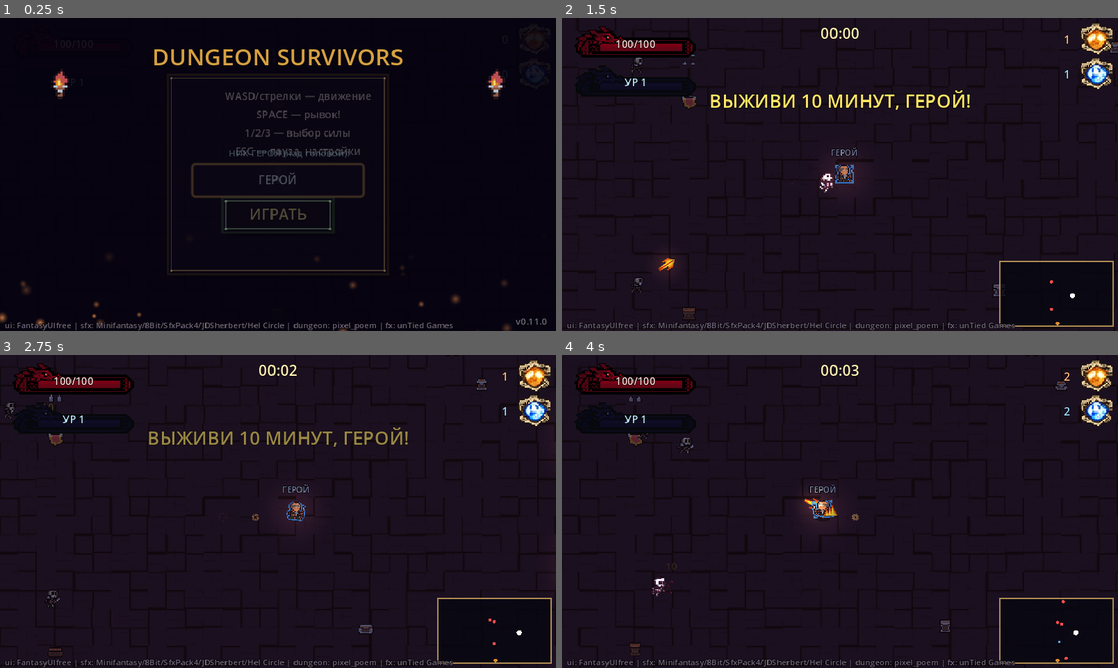
Above: before the commit, frames 1-4 (two rows, left to right).
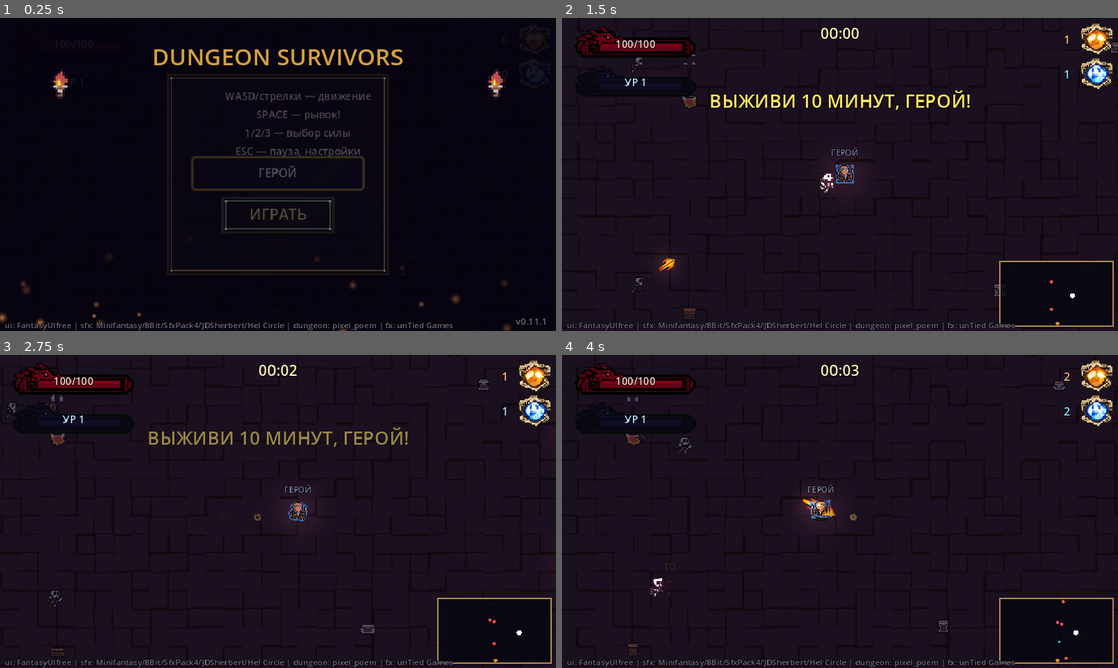
Above: after the commit, the same moments.

Repository: maksummatatov10-spec1231/godotgame
Game: Godot game, scene res://scenes/main.tscn
Two runs of this game, one before a commit and one after it. Both use one fixed random seed, a clock stepped at 60 frames per second and the inputs below.
Inputs (mouse positions are in pixels of both pictures, inside the frame that each line leads up to):
- Up to frame 1 (0.25 s): no input
- Up to frame 2 (1.5 s): tap Enter at 0.5 s; move the mouse to (962, 158) at 0.52 s; hold D (move_right) 0.53-1.25 s; tap Space (dash) at 0.6 s; click (962, 158) at 0.67 s; drag from (728, 190) to (812, 237) at 1.27 s
- Up to frame 3 (2.75 s): move the mouse to (333, 442) at 2.02 s; hold D (move_right) from 2.03 s (still down); tap 1 at 2.1 s
- Up to frame 4 (4 s): release D (move_right) at 2.75 s; drag from (812, 574) to (673, 464) at 2.77 s; move the mouse to (1006, 558) at 3.52 s; hold A (move_left) from 3.53 s (still down); tap 3 at 3.6 s

The runs differ from the first frame. In frame 1, 1.4% of the frame differs, in the area x 34-99%, y 42-98%; in frame 2, 0.2%; in frame 3, 0.6%; in frame 4, 0.6%.

Commit message:
v0.11.1: критический фикс шейдера ui_warm (комментарии ## -> //, Godot не знает #); текст карточек обрезается строго по рамке (clip_text, name size 8, desc size 7); камера плавно следует за героем с клампом по краям карты (своя нода, ручной lerp); ник и все 5 настроек сохраняются между запусками (ConfigFile user://), надпись про ник убрана; кольцо теней — в 3 раза ближе к герою и вдвое медленнее
Co-authored-by: arena-agent <297053741+arena-agent@users.noreply.github.com>

Diff:
--- a/scripts/enemy.gd
+++ b/scripts/enemy.gd
@@ -276,7 +276,7 @@
 		if orbit_r < 1.0:
 			orbit_r = maxf(120.0, off.length())
 		var base_d := off.normalized() if off.length() > 1.0 else Vector2.RIGHT
-		global_position = p.global_position + base_d.rotated(delta * 2.4) * orbit_r
+		global_position = p.global_position + base_d.rotated(delta * 1.2) * orbit_r
 		sprite.flip_h = p.global_position.x < global_position.x
 		_step_t += delta * 9.0
 		sprite.position.y = -absf(sin(_step_t)) * 1.2
--- a/scripts/game_state.gd
+++ b/scripts/game_state.gd
@@ -7,6 +7,32 @@
 
 var player: Node2D = null
 var player_name := "ГЕРОЙ"   # задаётся в главном меню (живёт между рестартами)
+
+# ---------- СОХРАНЕНИЕ ПРОФИЛЯ (ник + настройки — между запусками игры!) ----------
+const SAVE_PATH := "user://dungeon_survivors.cfg"
+
+## записать ник и все переключатели настроек на диск
+func save_profile() -> void:
+	var c := ConfigFile.new()
+	c.set_value("profile", "player_name", player_name)
+	c.set_value("settings", "opt_manual_aim", opt_manual_aim)
+	c.set_value("settings", "opt_minimap", opt_minimap)
+	c.set_value("settings", "opt_slowmo", opt_slowmo)
+	c.set_value("settings", "sfx", SFX.enabled)
+	c.set_value("settings", "music", SFX.music_enabled)
+	c.save(SAVE_PATH)
+
+## прочитать ник и настройки (вызывается main при запуске, до постройки HUD)
+func load_profile() -> void:
+	var c := ConfigFile.new()
+	if c.load(SAVE_PATH) != OK:
+		return
+	player_name = str(c.get_value("profile", "player_name", "ГЕРОЙ"))
+	opt_manual_aim = bool(c.get_value("settings", "opt_manual_aim", false))
+	opt_minimap = bool(c.get_value("settings", "opt_minimap", true))
+	opt_slowmo = bool(c.get_value("settings", "opt_slowmo", true))
+	SFX.enabled = bool(c.get_value("settings", "sfx", true))
+	SFX.set_music_enabled(bool(c.get_value("settings", "music", true)))
 
 # ---------- НАСТРОЙКИ (переключаются на паузе, живут между забегами) ----------
 var opt_manual_aim := false  # ручная стрельба мышью (зажми ЛКМ и целься)
--- a/scripts/hud.gd
+++ b/scripts/hud.gd
@@ -310,15 +310,17 @@
 	icon.stretch_mode = TextureRect.STRETCH_KEEP_ASPECT_CENTERED
 	icon.mouse_filter = Control.MOUSE_FILTER_IGNORE
 	root.add_child(icon)
-	# название: центр, до двух строк, в цвет акцента
-	var t := _mk_label(u["name"], Vector2(4, 54), 9, accent.lightened(0.35), HORIZONTAL_ALIGNMENT_CENTER)
-	t.size = Vector2(w - 8, 24)
+	# название: центр, до двух строк, в цвет акцента (обрезается строго по рамке)
+	var t := _mk_label(u["name"], Vector2(3, 52), 8, accent.lightened(0.35), HORIZONTAL_ALIGNMENT_CENTER)
+	t.size = Vector2(w - 6, 26)
 	t.autowrap_mode = TextServer.AUTOWRAP_WORD_SMART
+	t.clip_text = true
 	root.add_child(t)
-	# описание: полностью видно, светлый мелкий текст
-	var d := _mk_label(u["desc"], Vector2(6, 80), 8, Color(0.93, 0.9, 0.97), HORIZONTAL_ALIGNMENT_CENTER)
-	d.size = Vector2(w - 12, 34)
+	# описание: полностью видно, мелкий светлый текст (строго по рамке)
+	var d := _mk_label(u["desc"], Vector2(5, 80), 7, Color(0.93, 0.9, 0.97), HORIZONTAL_ALIGNMENT_CENTER)
+	d.size = Vector2(w - 10, 36)
 	d.autowrap_mode = TextServer.AUTOWRAP_WORD_SMART
+	d.clip_text = true
 	root.add_child(d)
 	# цифра клавиши — мини-панелька внизу карточки
 	var chip := UIPanel.new()
@@ -469,6 +471,7 @@
 		"music": SFX.set_music_enabled(not SFX.music_enabled)
 	SFX.play("click", -2.0)
 	_refresh_setting(idx)
+	GameState.save_profile()  # настройки запоминаются между запусками
 
 # ---------- ГЛАВНОЕ МЕНЮ (ник вводится ВНИЗУ) ----------
 # Красивости: затемнение, пульсирующий заголовок, живые факелы с аддитивным
@@ -554,12 +557,9 @@
 	var hints := _mk_label("WASD/стрелки — движение\nSPACE — рывок!\n1/2/3 — выбор силы\nESC — пауза, настройки", Vector2(0, 12), 9, Color(0.95, 0.9, 0.95), HORIZONTAL_ALIGNMENT_CENTER)
 	hints.size = Vector2(190, 48)
 	menu_group.add_child(hints)
-	# поле ника — внизу панели, как просил
-	var nick_lbl := _mk_label("НИК ГЕРОЯ (над головой):", Vector2(0, 62), 8, Color(0.7, 0.9, 1), HORIZONTAL_ALIGNMENT_CENTER)
-	nick_lbl.size = Vector2(190, 12)
-	menu_group.add_child(nick_lbl)
+	# поле ника — сразу, без лишних надписей (ник запоминается между запусками)
 	nick_edit = LineEdit.new()
-	nick_edit.position = Vector2(20, 76)
+	nick_edit.position = Vector2(20, 70)
 	nick_edit.size = Vector2(150, 20)
 	nick_edit.max_length = 14
 	nick_edit.alignment = HORIZONTAL_ALIGNMENT_CENTER
@@ -584,7 +584,7 @@
 	menu_hint = _mk_label("ENTER или клик — В БОЙ!", Vector2(0, 240), 10, Color(0.65, 1, 0.65), HORIZONTAL_ALIGNMENT_CENTER)
 	menu_hint.size = Vector2(480, 16)
 	menu_panel.add_child(menu_hint)
-	var ver := _mk_label("v0.11.0", Vector2(0, 256), 8, Color(0.6, 0.6, 0.7, 0.7), HORIZONTAL_ALIGNMENT_RIGHT)
+	var ver := _mk_label("v0.11.1", Vector2(0, 256), 8, Color(0.6, 0.6, 0.7, 0.7), HORIZONTAL_ALIGNMENT_RIGHT)
 	ver.size = Vector2(472, 12)
 	menu_panel.add_child(ver)
 	# летящие искры-угольки (аддитивные — красиво светятся в темноте)
@@ -661,6 +661,7 @@
 func _start_game() -> void:
 	var nick := nick_edit.text.strip_edges()
 	GameState.player_name = nick if nick != "" else "ГЕРОЙ"
+	GameState.save_profile()  # ник сохранён — в следующий раз уже введён
 	menu_panel.visible = false
 	get_tree().paused = false
 	SFX.play("click", -2.0)
--- a/scripts/main.gd
+++ b/scripts/main.gd
@@ -109,6 +109,7 @@
 
 func _ready() -> void:
 	GameState.reset()
+	GameState.load_profile()  # ник и настройки с прошлого запуска
 	SFX.attach(self)  # звуки и музыка (assets/sfx)
 	# обучающая сцена (demo_map.tscn) идёт под свою спокойную музыку
 	var scn := get_tree().current_scene
@@ -132,22 +133,15 @@
 	add_child(player)
 	player.leveled_up.connect(_on_level_up)
 	player.died_player.connect(_on_player_died)
-	# камера: подхватываем твою Camera2D, если добавил в сцену, иначе создаём свою
+	# камера: своя, НЕ привязана к герою жёстко — плавно догоняет его в _process
 	camera = _find_camera()
 	if camera == null:
 		camera = Camera2D.new()
-		player.add_child(camera)
-	elif camera.get_parent() != player:
-		camera.reparent(player)
-		camera.position = Vector2.ZERO
-	camera.position_smoothing_enabled = true
-	camera.position_smoothing_speed = camera_smooth
+		add_child(camera)
+	elif camera.get_parent() != self:
+		camera.reparent(self)
+	camera.position = player.global_position
 	camera.zoom = Vector2(camera_zoom, camera_zoom)
-	# границы камеры = играбельная зона + 1.5 тайла стен вокруг
-	camera.limit_left = int(GameState.play_rect.position.x) - 24
-	camera.limit_top = int(GameState.play_rect.position.y) - 24
-	camera.limit_right = int(GameState.play_rect.end.x) + 24
-	camera.limit_bottom = int(GameState.play_rect.end.y) + 24
 	camera.make_current()
 	# HUD
 	hud = preload("res://scripts/hud.gd").new()
@@ -169,6 +163,26 @@
 	for n in find_children("*", "Camera2D", true, false):
 		return n as Camera2D
 	return null
+
+## камера мягко идёт за героем и не вылезает за края играбельной зоны
+func _update_camera(delta: float) -> void:
+	if camera == null:
+		return
+	var target := player.global_position if (player and is_instance_valid(player)) else GameState.play_rect.get_center()
+	var pos2 := camera.global_position.lerp(target, minf(1.0, delta * camera_smooth))
+	# кламп: полэкрана от краёв (если карта меньше экрана — держим её центр)
+	var hw := 240.0 / camera_zoom
+	var hh := 135.0 / camera_zoom
+	var pr := GameState.play_rect.grow(24.0)
+	if pr.size.x > hw * 2.0:
+		pos2.x = clampf(pos2.x, pr.position.x + hw, pr.end.x - hw)
+	else:
+		pos2.x = pr.get_center().x
+	if pr.size.y > hh * 2.0:
+		pos2.y = clampf(pos2.y, pr.position.y + hh, pr.end.y - hh)
+	else:
+		pos2.y = pr.get_center().y
+	camera.global_position = pos2
 
 # ---------------- ТОЧКИ/МАРКЕРЫ ИЗ РЕДАКТОРА ----------------
 
@@ -267,6 +281,7 @@
 		decor_node.add_child(mc)
 
 func _process(delta: float) -> void:
+	_update_camera(delta)
 	# мерцание огня факелов/свечей (живое пламя!)
 	if not _flickers.is_empty():
 		var t := Time.get_ticks_msec() / 1000.0
@@ -454,7 +469,8 @@
 	var type := "skull" if GameState.minutes < 3.0 else ("goblin" if randf() < 0.5 else "skull")
 	for i in range(n):
 		var e := _spawn_enemy(type, Vector2.ZERO)
-		e.global_position = GameState.random_walkable_near(player.global_position, 130.0, 170.0, 12.0)
+		# тесное кольцо теней: кружат ВПЛОТНУЮ к герою (в 3 раза ближе, вдвое медленнее)
+		e.global_position = GameState.random_walkable_near(player.global_position, 42.0, 60.0, 12.0)
 		e.orbit_r = e.global_position.distance_to(player.global_position)  # радиус зафиксирован
 		e.orbit_t = 3.2 + randf() * 0.6  # сначала кружат по орбите, потом бросаются!
 	FX.sparkle(player.global_position, 1.1)
--- a/shaders/ui_warm.gdshader
+++ b/shaders/ui_warm.gdshader
@@ -1,6 +1,6 @@
 shader_type canvas_item;
-## Тёплый шейдер наших панелей/кнопок: пробегающий блик по диагонали
-## и янтарное свечение кромки, усиливающееся при наведении (hover 0..1).
+// Тёплый шейдер наших панелей/кнопок: пробегающий блик по диагонали
+// и янтарное свечение кромки, усиливающееся при наведении (hover 0..1).
 uniform vec4 accent : source_color = vec4(1.0, 0.80, 0.35, 1.0);
 uniform float hover : hint_range(0.0, 1.0) = 0.0;
 uniform float speed : hint_range(0.0, 3.0) = 0.55;
Not shown, changed: README.md
